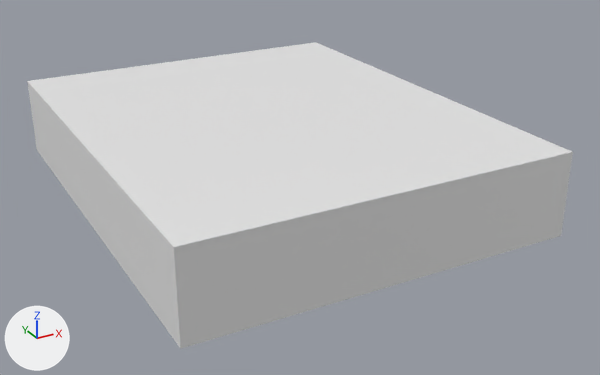
The glTF model Model3d/glb/C04-21186A.glb, before and after one commit.
One viewpoint serves both versions: a 50 mm lens placed at (-0.00081, -0.00234, 0.00168), pointed at (0.00099, 0.00093, 0.00005). Every picture has the same lights, and +X, +Y and +Z are marked at lower left. The first picture is the older version. Where no turn or scale is listed for an object, it has been applied to the vertices. Vertices at exactly the same position are counted once.

Names of what the first picture shows: 'OpenSCAD Model'.
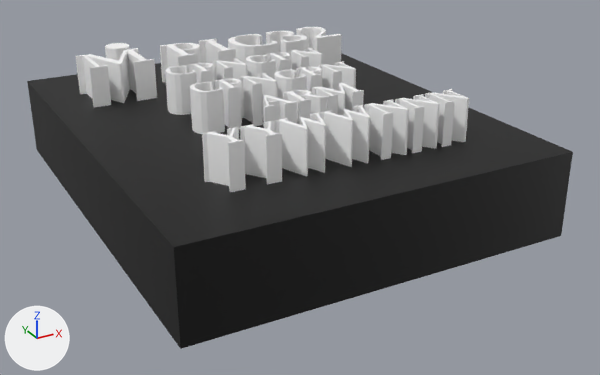
Pixel boxes (x1, y1, x2, y2) of what changed, in the pictures (600 x 375 px):
'OpenSCAD Model', reshaped
    before: (27, 42, 573, 349)
    after: (27, 27, 573, 349)
part 1 of me_openscad_model, added
    after: (28, 27, 572, 247)
part 2 of me_openscad_model, recoloured (white to black)
    both: (27, 81, 573, 349)

Diff of the bpy script that builds the scene:
```diff
--- a/Model3d/glb/C04-21186A.glb.py
+++ b/Model3d/glb/C04-21186A.glb.py
@@ mat_color_2 @@
+mat_color_2 = principled_material('Color 2')
+mat_color_2.base_color = (1.0, 1.0, 1.0)  # white #ffffff
@@ mat_color_1 @@
+mat_color_1 = principled_material('Color 1')
+mat_color_1.base_color = (0.0, 0.0, 0.0)  # black #000000
@@ me_openscad_model @@
 # used by ob_openscad_model
-me_openscad_model.from_pydata(...)  # 8 vertices, 12 faces; spans x 0.0..0.0018, y 0.0..0.0022, z 0.0..0.0004
+me_openscad_model.from_pydata(...)  # 1519 vertices, 3034 faces; spans x 0.0..0.0018, y 0.0..0.0022, z 0.0..0.0006
+# me_openscad_model part 1: 1511 vertices added at x 0.00019..0.0016, y 0.00031..0.002, z 0.0004..0.0006
+# me_openscad_model part 2: 10 faces spanning x 0.0..0.0018, y 0.0..0.0022, z 0.0..0.0004 switch from no material to mat_color_1 (black #000000)
+me_openscad_model.materials.append(mat_color_2)  # white #ffffff
```
